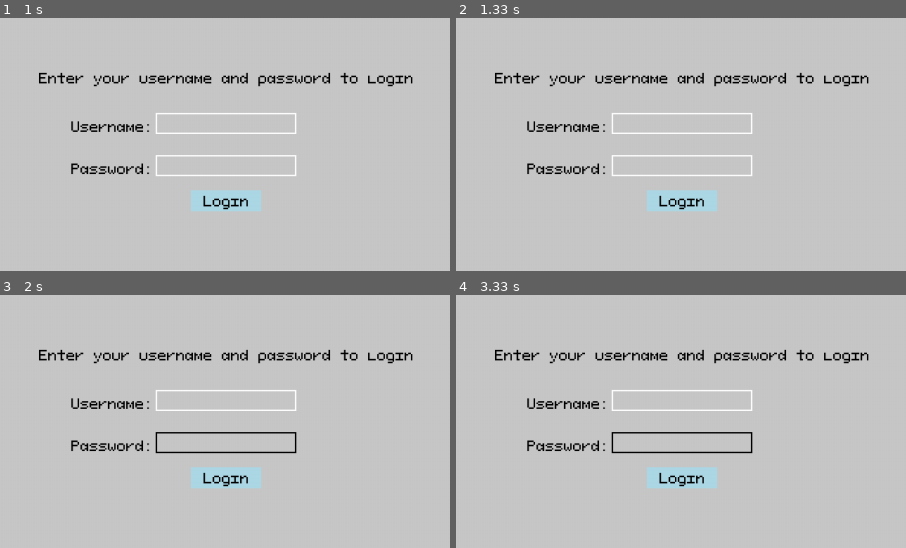
Above: before the commit, frames 1-4 (two rows, left to right).
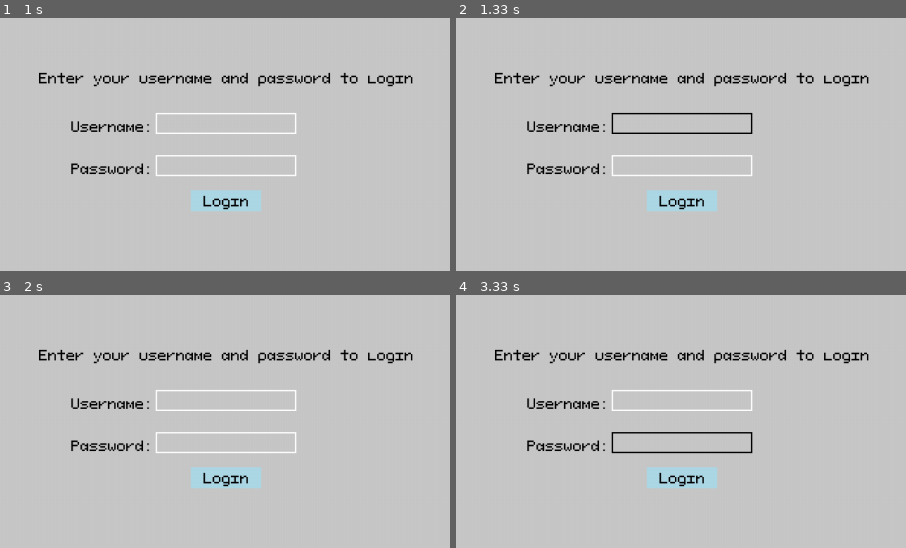
Above: after the commit, the same moments.

Repository: noorgme/AWS-FPGA-PyGame-Cloud-Embedded-System-Project
Game: pygame game, started from src/main.py
The game is run twice, just before and just after one commit, with the same random seed, the same clock (stepped at 60 frames per second) and the same inputs.
Inputs (mouse positions are % of the whole screen's width and height, from its top left):
- Up to frame 1 (1 s): tap Enter at 0.33 s; press the mouse at (50, 56) at 0.7 s; move the mouse to (63, 36) at 0.8 s; release the mouse at (75, 17) at 0.93 s
- Up to frame 2 (1.33 s): click (50, 48) at 1.05 s
- Up to frame 3 (2 s): click (50, 56) at 1.38 s; hold Backspace from 1.67 s (still down)
- Up to frame 4 (3.33 s): release Backspace at 2.13 s; click (50, 56) at 3.22 s
The pictures show only the part of the screen within x 25-75%, y 27-77%; the shares and areas given below are measured in that part.

Frame 1 is identical in both runs. In frame 2, 0.6% of the frame differs, in the area x 34-66%, y 37-46%; in frame 3, 0.7%, in the area x 34-66%, y 54-63%; in frame 4, nothing differs.

Commit message:
Fixed input box hover colour bugs

Diff:
--- a/src/main.py
+++ b/src/main.py
@@ -110,38 +110,39 @@
             if event.type == pg.QUIT:
                 pg.quit()
                 exit()
+
+            elif event.type == pg.MOUSEBUTTONUP:
+                if (username_input_rect.collidepoint(pg.mouse.get_pos())):
+                    usernameSelected = True
+                    pwSelected = False
+                    hoverColourPW = white
+
+                elif (password_input_rect.collidepoint(pg.mouse.get_pos())):
+                    pwSelected = True
+                    usernameSelected = False
+                    hoverColourUser = white
+                else:
+                    usernameSelected = False
+                    pwSelected = False
+                    hoverColourUser = white
+                    hoverColourPW = white
+
             elif event.type == pg.MOUSEMOTION:
-                if username_input_rect.collidepoint(pg.mouse.get_pos()):
+                if username_input_rect.collidepoint(pg.mouse.get_pos()) or usernameSelected:
                     hoverColourUser = black
-                    usernameHovered = True
-
-                else:
-                    usernameHovered = False
-                    if (usernameSelected):
-                        hoverColourUser = black
-
-                if password_input_rect.collidepoint(pg.mouse.get_pos()):
+
+
+                elif password_input_rect.collidepoint(pg.mouse.get_pos()) or pwSelected:
                     hoverColourPW = black
-                    pwHovered = True
-                else:
-                    pwHovered = False
-                    if (pwSelected):
-                        hoverColourPW = black
-                    else:
-                        hoverColourPW = white
-
-            elif event.type == pg.MOUSEBUTTONUP:
-                if (usernameHovered):
-                    usernameSelected = True
+
                 else:
                     hoverColourUser = white
-                    usernameSelected = False
-
-                if (pwHovered):
-                    pwSelected = True
-                else:
-                    hoverColourUser = white
-                    pwSelected = False
+                    hoverColourPW = white
+
+
+
+
+
             elif event.type == pg.KEYDOWN:
                 if (usernameSelected):
                     if event.unicode.isalnum():
@@ -157,8 +158,8 @@
                             password += event.unicode
                             passtext = font1.render(password, True, black)
                     elif event.key == pg.K_BACKSPACE:
-                        password = username[:len(username)-1]
-                        passtext = font1.render(username, True, black)
+                        password = password[:len(password)-1]
+                        passtext = font1.render(password, True, black)
 
 
 
